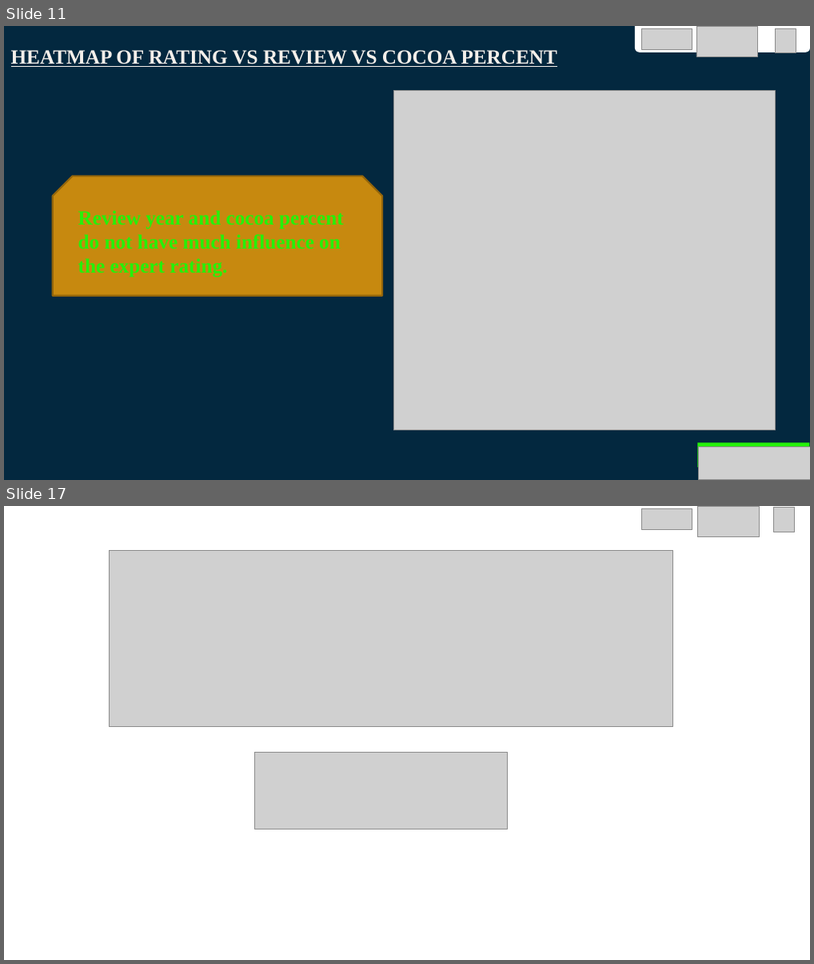
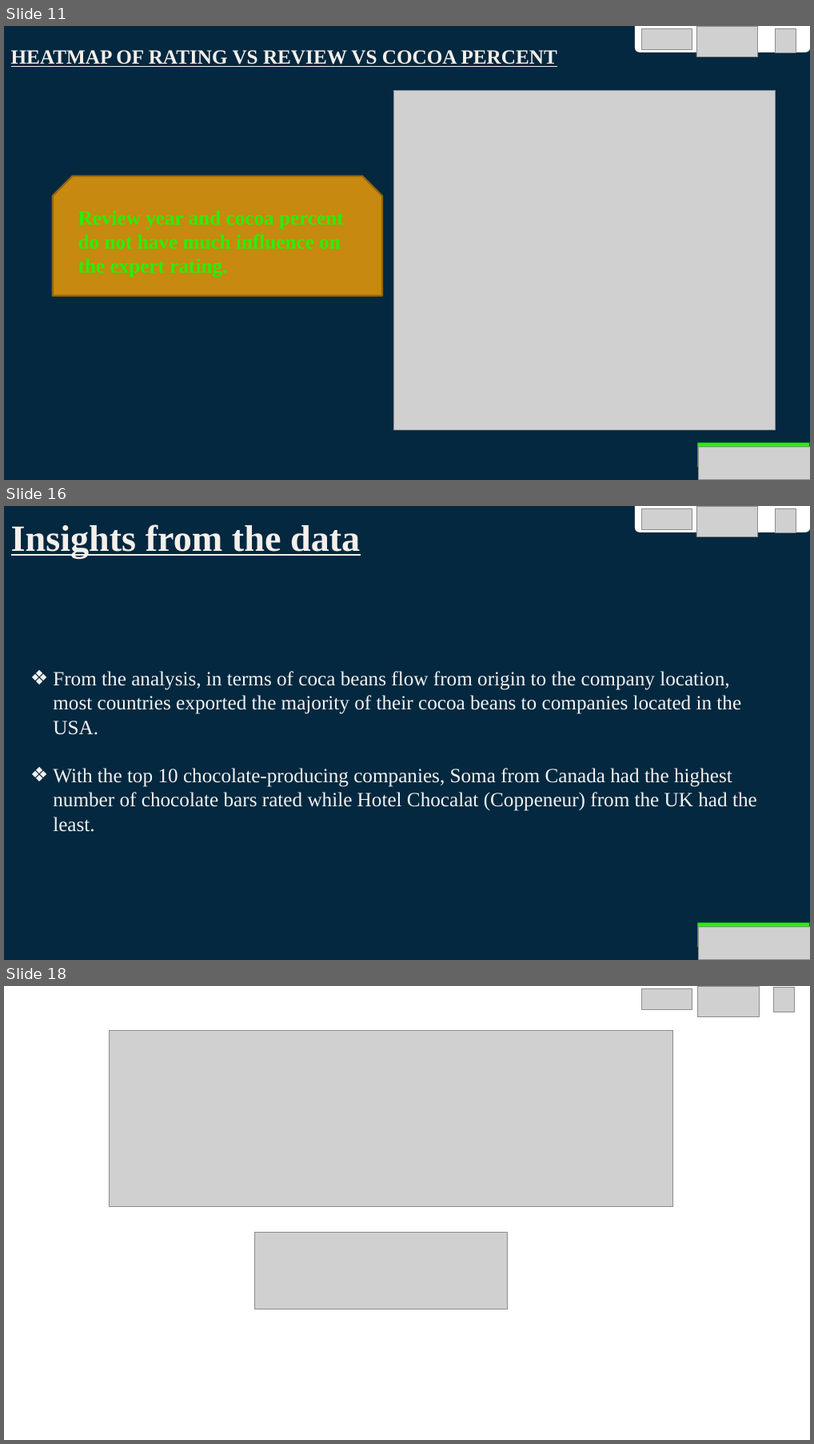
Before and after one commit to Daksam/Group-1-EDA-project, a slide deck: Group 1 EDA Project DIGICAP.pptx. Shown one above the other, each under a label of ours: slides 11 and 17 before the commit, slides 11, 16 and 18 after it; the slides between them are not shown. The pictures are 814x964 and 814x1444 pixels, drawn with LibreOffice and Linux fonts; fonts in the diff are those of the drawing; grey boxes stand for pictures. Boxes give left, top, right and bottom in pixels: in the first picture for what was removed or moved away, otherwise in the second. Text is boxed around its words. In the diff, an @@ line names an element or a change of style, - is before the commit and + after.

```diff
--- a/Group 1 EDA Project DIGICAP.pptx
+++ b/Group 1 EDA Project DIGICAP.pptx
@@ slide 16 added at (4,506,810,960), background #02283F @@
@@ title added at (11,524,360,558), 44 pt, text #F4EFEA, bold, underline @@
+Insights from the data
@@ round same rect added at (635,506,810,532), fill #FFFFFF @@
@@ picture added at (642,509,693,529) @@
@@ picture added at (697,506,758,537) @@
@@ picture added at (775,509,796,533) @@
@@ subtitle added at (53,671,758,832), 24 pt, text #F2F2F2 @@
+❖ From the analysis, in terms of coca beans flow from origin to the company location, most countries exported the majority of their cocoa beans to companies located in the USA.
+❖ With the top 10 chocolate-producing companies, Soma from Canada had the highest number of chocolate bars rated while Hotel Chocalat (Coppeneur) from the UK had the least.
@@ rectangle added at (698,922,810,947), fill #25F109 @@
@@ picture added at (699,927,810,960) @@
@@ what was slide 17 is now slide 18 @@
```
Also in this commit, not shown: 10 slides changed.
